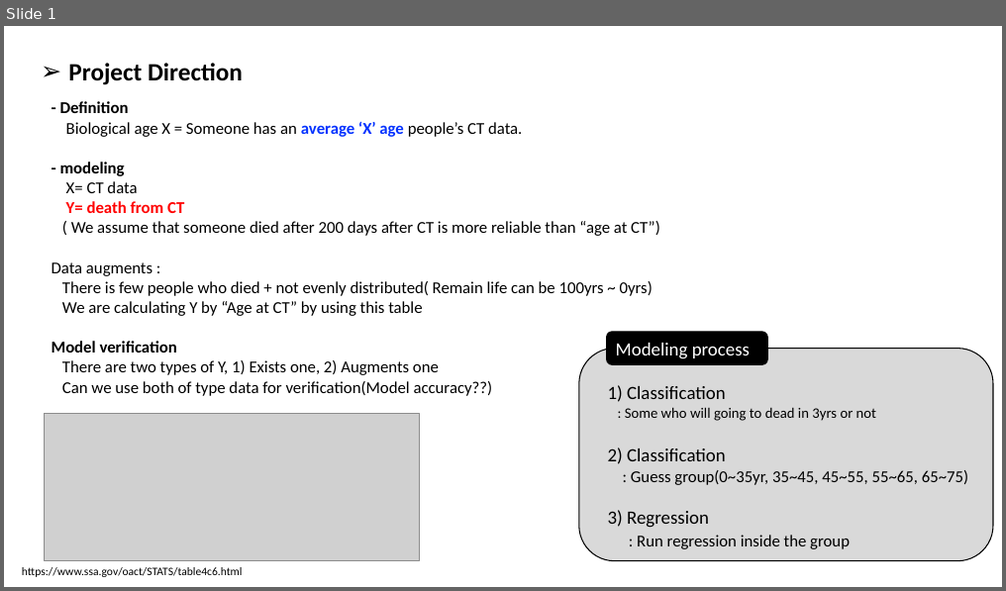
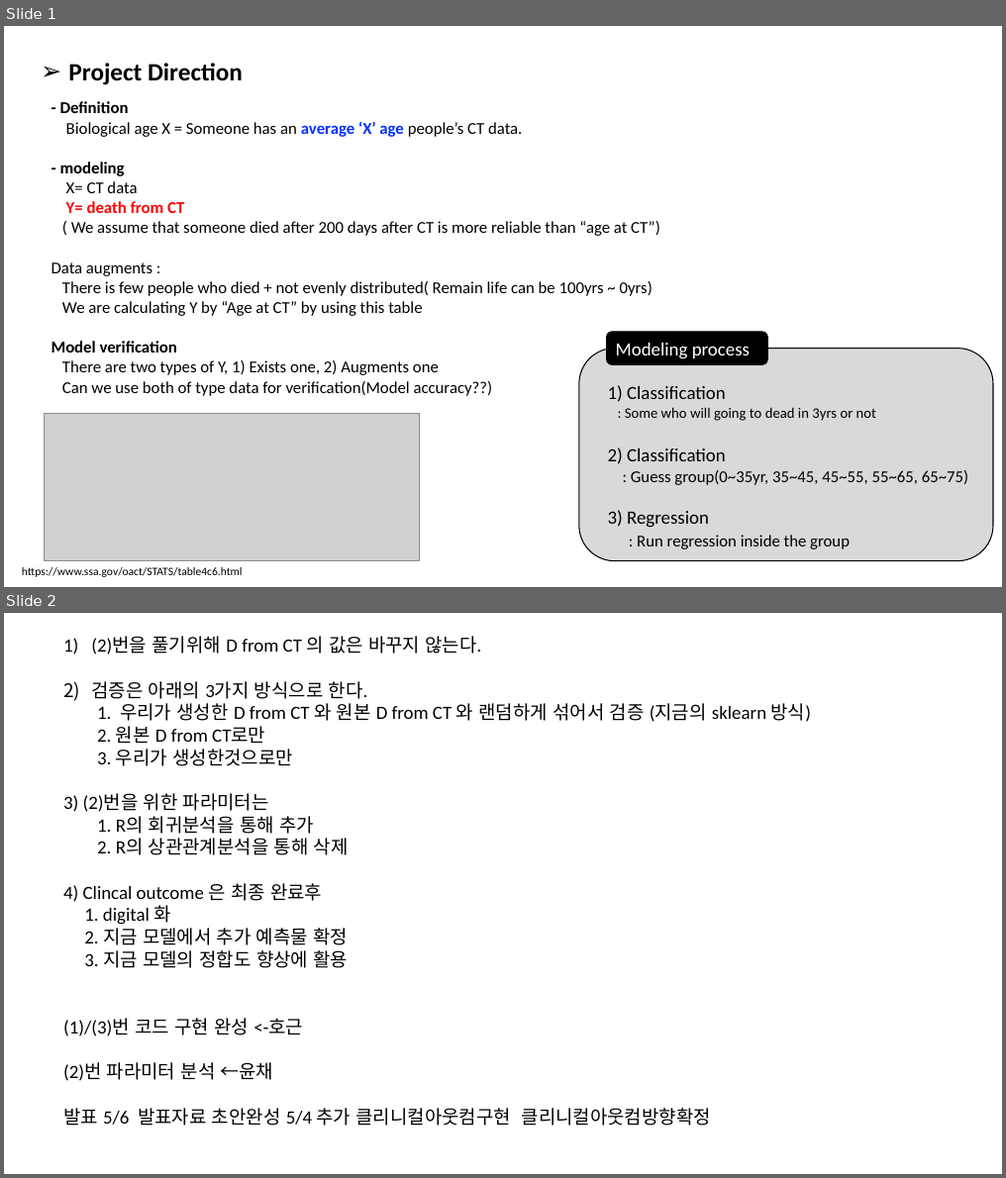
Before and after one commit to yourlucky/ML_Medical_predict, a slide deck: yoon_python/3_proj_check.pptx. Shown one above the other, each under a label of ours: slide 1 before the commit, slides 1 and 2 after it. The pictures are 1006x591 and 1006x1178 pixels, drawn with LibreOffice and Linux fonts; fonts in the diff are those of the drawing; grey boxes stand for pictures. Boxes give left, top, right and bottom in pixels: in the first picture for what was removed or moved away, otherwise in the second. Text is boxed around its words. In the diff, an @@ line names an element or a change of style, - is before the commit and + after.

Commit message:
ppt to do

```diff
--- a/yoon_python/3_proj_check.pptx
+++ b/yoon_python/3_proj_check.pptx
@@ slide 2 added at (4,613,1002,1174), background #FFFFFF @@
@@ text added at (63,636,811,1126), 18 pt, text #000000 @@
+1) (2)번을 풀기위해 D from CT 의 값은 바꾸지 않는다.
+2) 검증은 아래의 3가지 방식으로 한다.
+1. 우리가 생성한 D from CT 와 원본 D from CT 와 랜덤하게 섞어서 검증 (지금의 sklearn 방식)
+2. 원본 D from CT로만
+3. 우리가 생성한것으로만
+3) (2)번을 위한 파라미터는
+1. R의 회귀분석을 통해 추가
+2. R의 상관관계분석을 통해 삭제
+4) Clincal outcome 은 최종 완료후
+1. digital 화
+2. 지금 모델에서 추가 예측물 확정
+3. 지금 모델의 정합도 향상에 활용
+(1)/(3)번 코드 구현 완성 <-호근
+(2)번 파라미터 분석 ←윤채
+발표 5/6 발표자료 초안완성 5/4 추가 클리니컬아웃컴구현 클리니컬아웃컴방향확정
```
Also in this commit, not shown: 1 other slide added.
